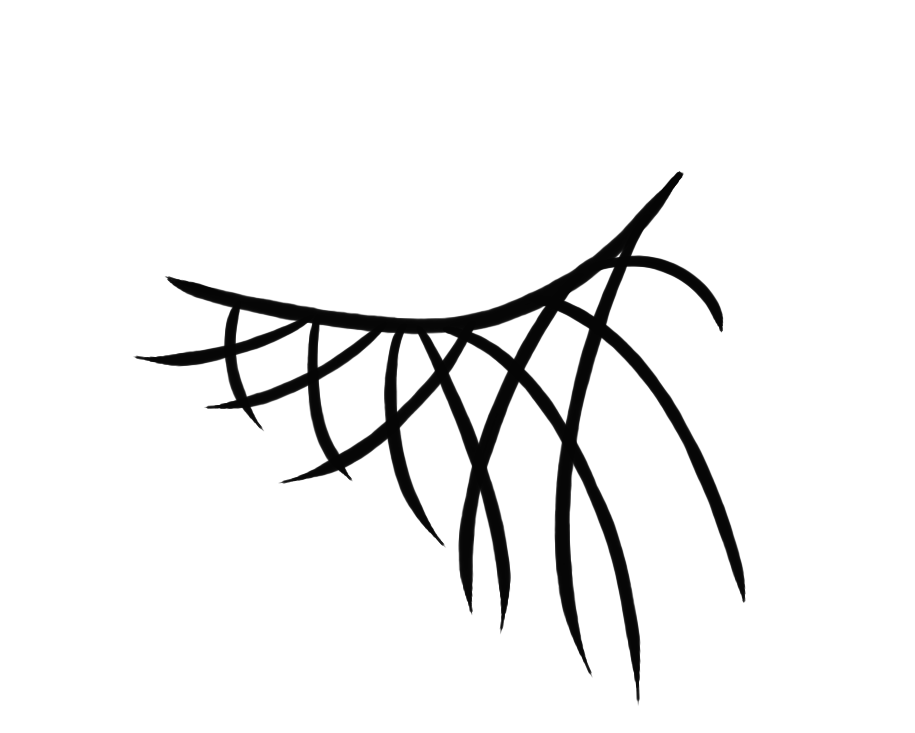
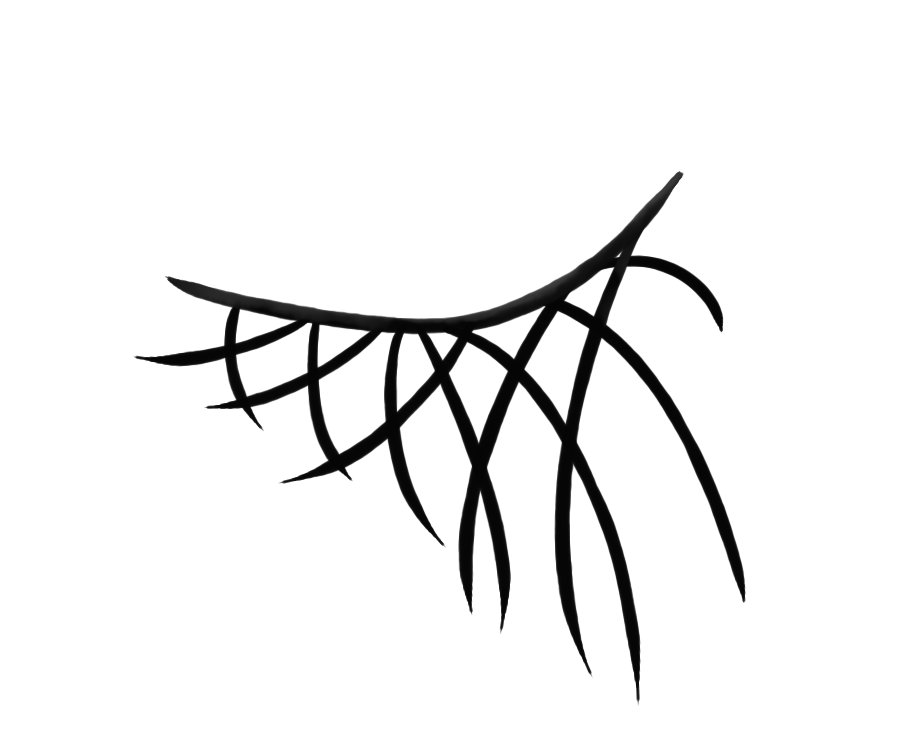
Layers edited between the first and the second 915 x 733 image:
renamed "レイヤー8" to "レイヤー7", moved it above "レイヤー9", painted on it over (165, 171, 684, 331)
removed group "rough" (2 layers) over (165, 171, 684, 331)
renamed "レイヤー7" to "レイヤー9", painted on it over (165, 171, 684, 331)
renamed "レイヤー9" to "レイヤー8", painted on it over (165, 213, 658, 331)
